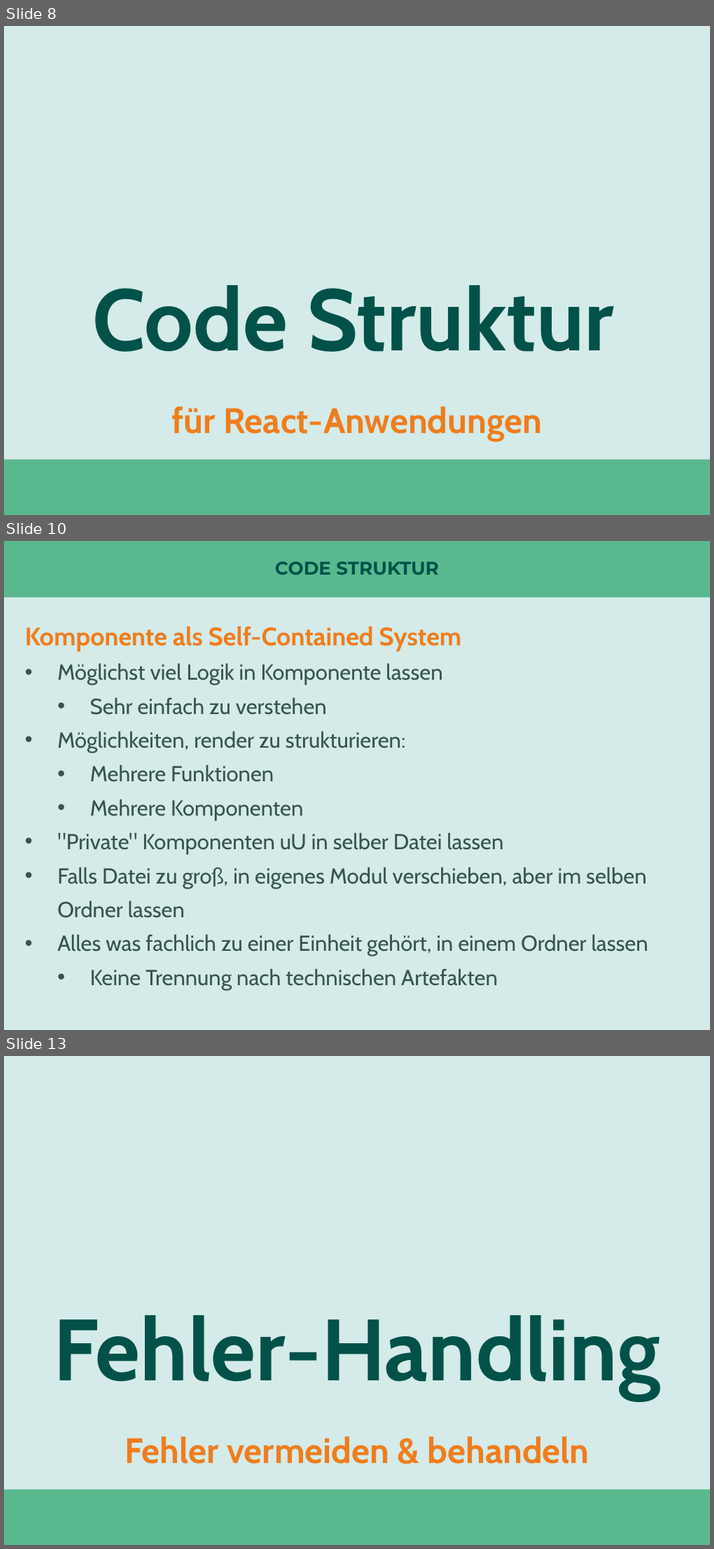
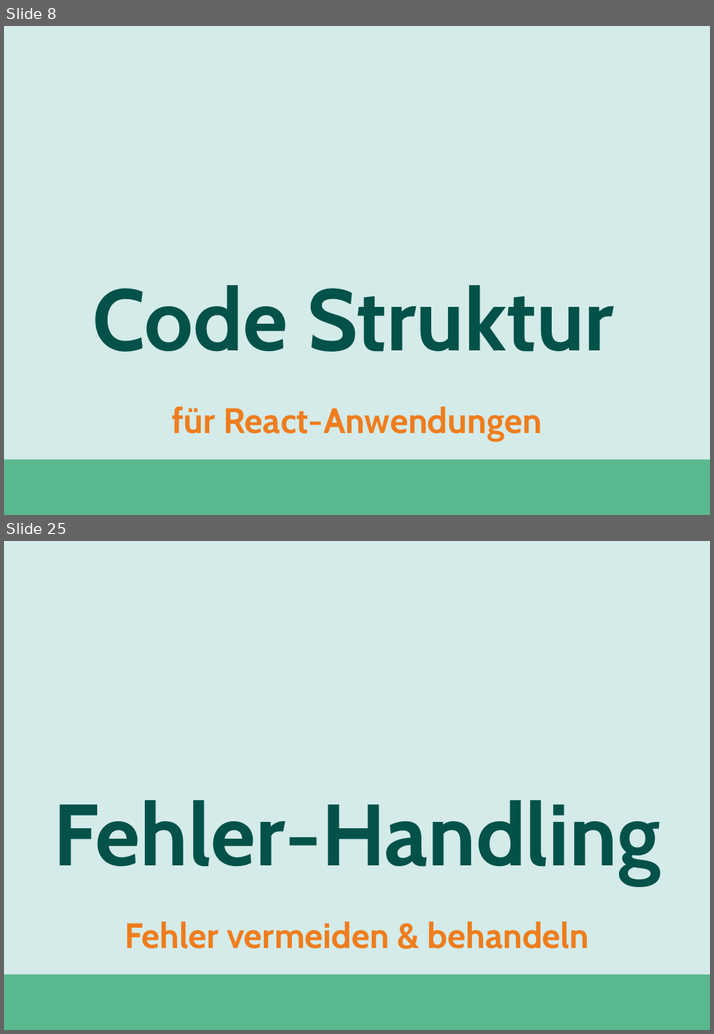
Before and after one commit to nilshartmann/react-talk, a slide deck: react-in-enterprise-anwendungen.pptx. Shown one above the other, each under a label of ours: slides 8, 10 and 13 before the commit, slides 8 and 25 after it; the slides between them are not shown. The pictures are 714x1549 and 714x1034 pixels, drawn with LibreOffice and Linux fonts; fonts in the diff are those of the drawing. Boxes give left, top, right and bottom in pixels: in the first picture for what was removed or moved away, otherwise in the second. Text is boxed around its words. In the diff, an @@ line names an element or a change of style, - is before the commit and + after.

```diff
--- a/react-in-enterprise-anwendungen.pptx
+++ b/react-in-enterprise-anwendungen.pptx
@@ slide 10 removed at (4,541,710,1030), background #D4EBE9 @@
@@ rectangle removed at (4,541,710,597) @@
@@ title removed at (275,561,439,575) @@
-CODE STRUKTUR
@@ text removed at (25,626,648,990) @@
-Komponente als Self-Contained System
-• Möglichst viel Logik in Komponente lassen
-  • Sehr einfach zu verstehen
-• Möglichkeiten, render zu strukturieren:
-  • Mehrere Funktionen
-  • Mehrere Komponenten
-• "Private" Komponenten uU in selber Datei lassen
-• Falls Datei zu groß, in eigenes Modul verschieben, aber im selben Ordner lassen
-• Alles was fachlich zu einer Einheit gehört, in einem Ordner lassen
-  • Keine Trennung nach technischen Artefakten
@@ what was slide 13 is now slide 25 @@
```
Also in this commit, not shown: 6 slides changed, 14 slides added, 6 other slides removed, 1 other file.
